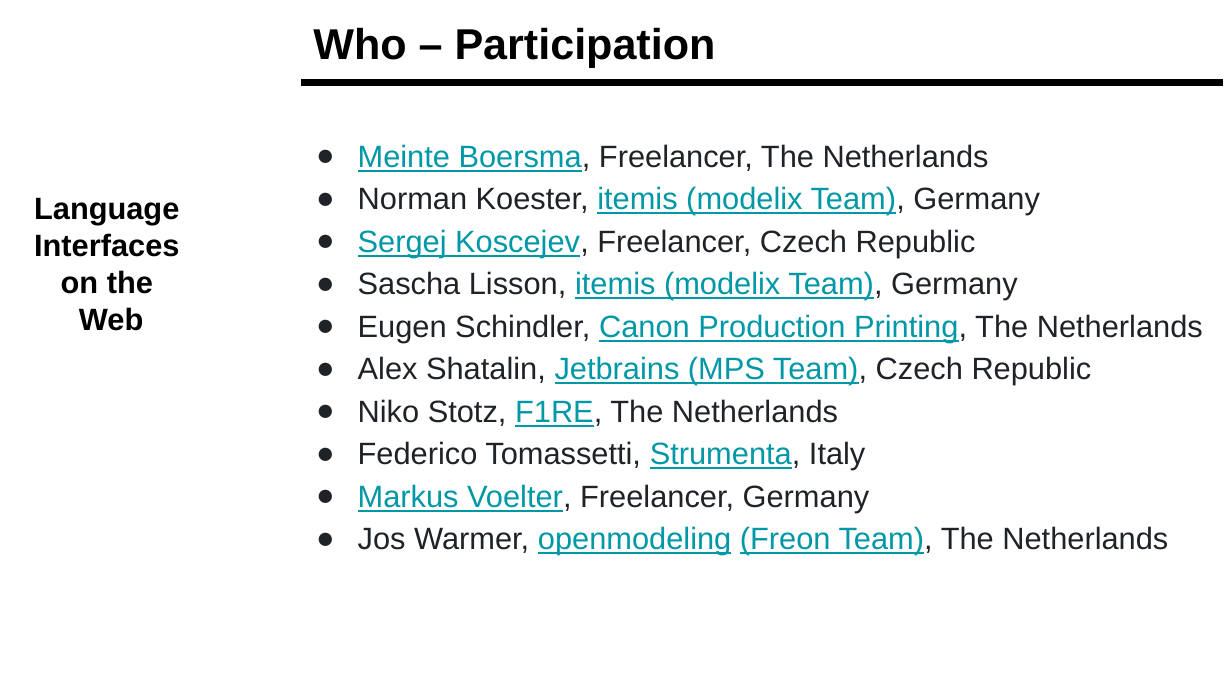
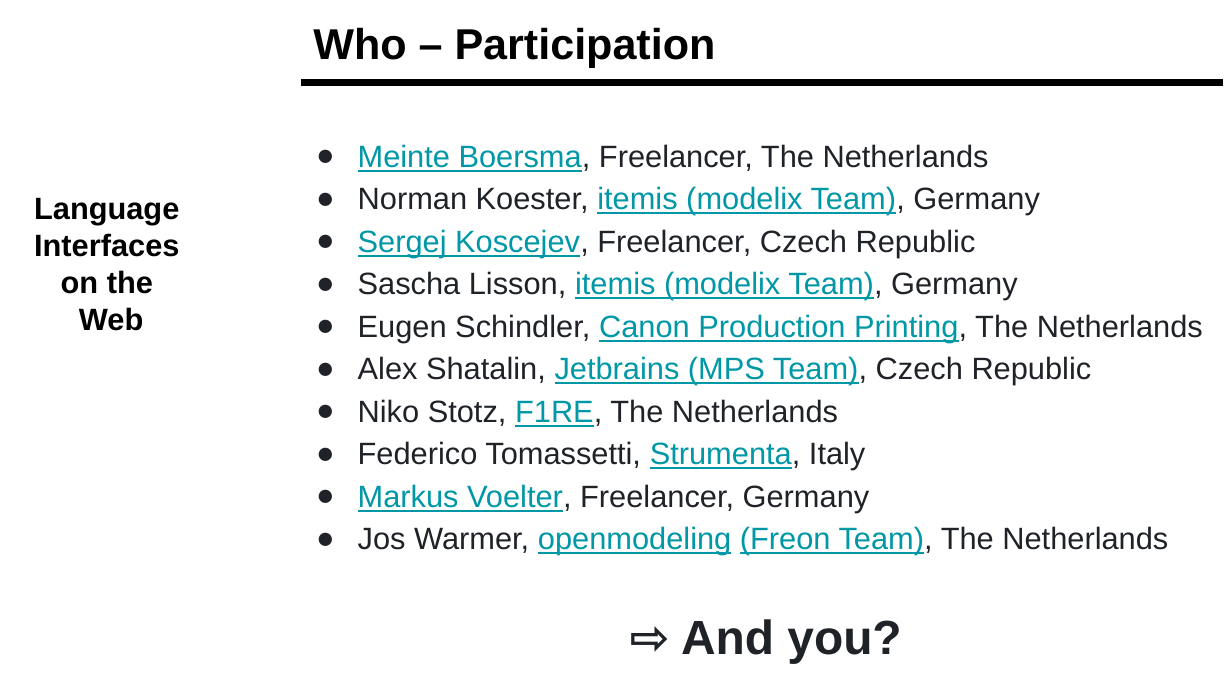
Before and after one commit to LionWeb-io/specification, a slide deck: slide 10 of resources/LangDev Talk.pptx (slide 11 before the commit). Drawn at 1232x693 pixels with LibreOffice and Linux fonts; fonts in the diff are those of the drawing; background and template pictures are left out. Boxes give left, top, right and bottom in pixels: in the first picture for what was removed or moved away, otherwise in the second. Text is boxed around its words. In the diff, an @@ line names an element or a change of style, - is before the commit and + after.

```diff
--- a/resources/LangDev Talk.pptx
+++ b/resources/LangDev Talk.pptx
@@ text at [681,619,901,664]: paragraph added @@
+⇨ And you?
```
Also in this commit, not shown: 7 other slides changed, 6 slides added, 2 slides removed.
